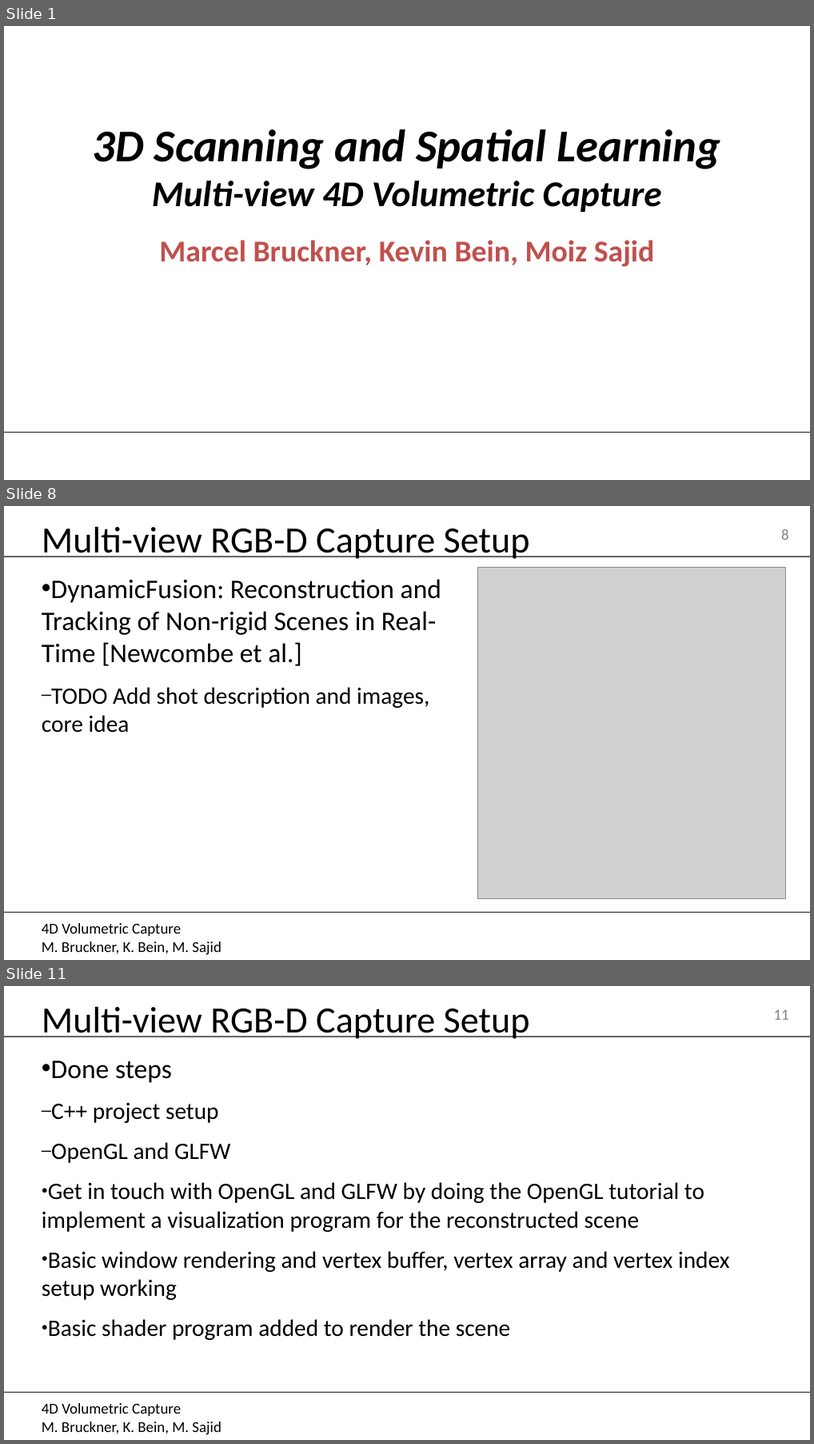
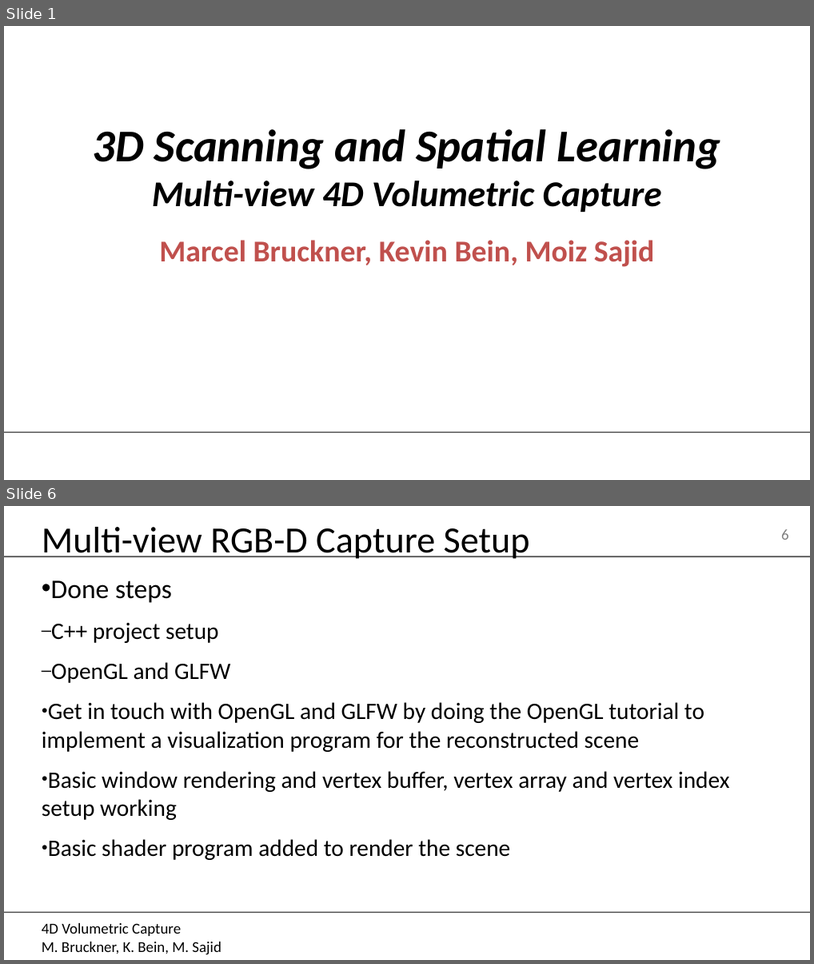
Before and after one commit to MarcelBruckner-TUMProjects/Volumetric-Fusion, a slide deck: Presentations/24.10.2019.pptx. Shown one above the other, each under a label of ours: slides 1, 8 and 11 before the commit, slides 1 and 6 after it; the slides between them are not shown. The pictures are 814x1444 and 814x964 pixels, drawn with LibreOffice and Linux fonts; fonts in the diff are those of the drawing; grey boxes stand for pictures; background and template pictures are left out. Boxes give left, top, right and bottom in pixels: in the first picture for what was removed or moved away, otherwise in the second. Text is boxed around its words. In the diff, an @@ line names an element or a change of style, - is before the commit and + after.

```diff
--- a/Presentations/24.10.2019.pptx
+++ b/Presentations/24.10.2019.pptx
@@ slide 8 removed at box(4, 506, 810, 960), background picture (left out); not listed: 4 template elements that a slide beside it also shows @@
@@ title removed at box(42, 527, 530, 559) @@
-Multi-view RGB-D Capture Setup
@@ picture removed at box(478, 567, 786, 900) @@
@@ text removed at box(42, 579, 442, 732) @@
-• DynamicFusion: Reconstruction and Tracking of Non-rigid Scenes in Real-Time [Newcombe et al.]
-  – TODO Add shot description and images, core idea
@@ what was slide 11 is now slide 6 @@
@@ page number at box(782, 529, 790, 540): text changed @@
-11
+6
```
Also in this commit, not shown: 2 slides changed, 3 slides added, 7 other slides removed.
